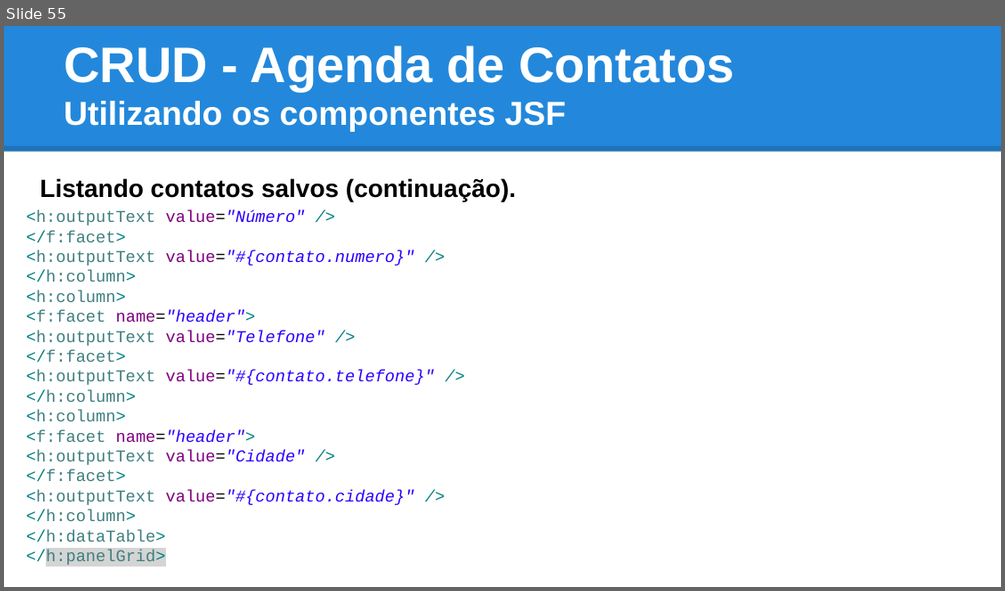
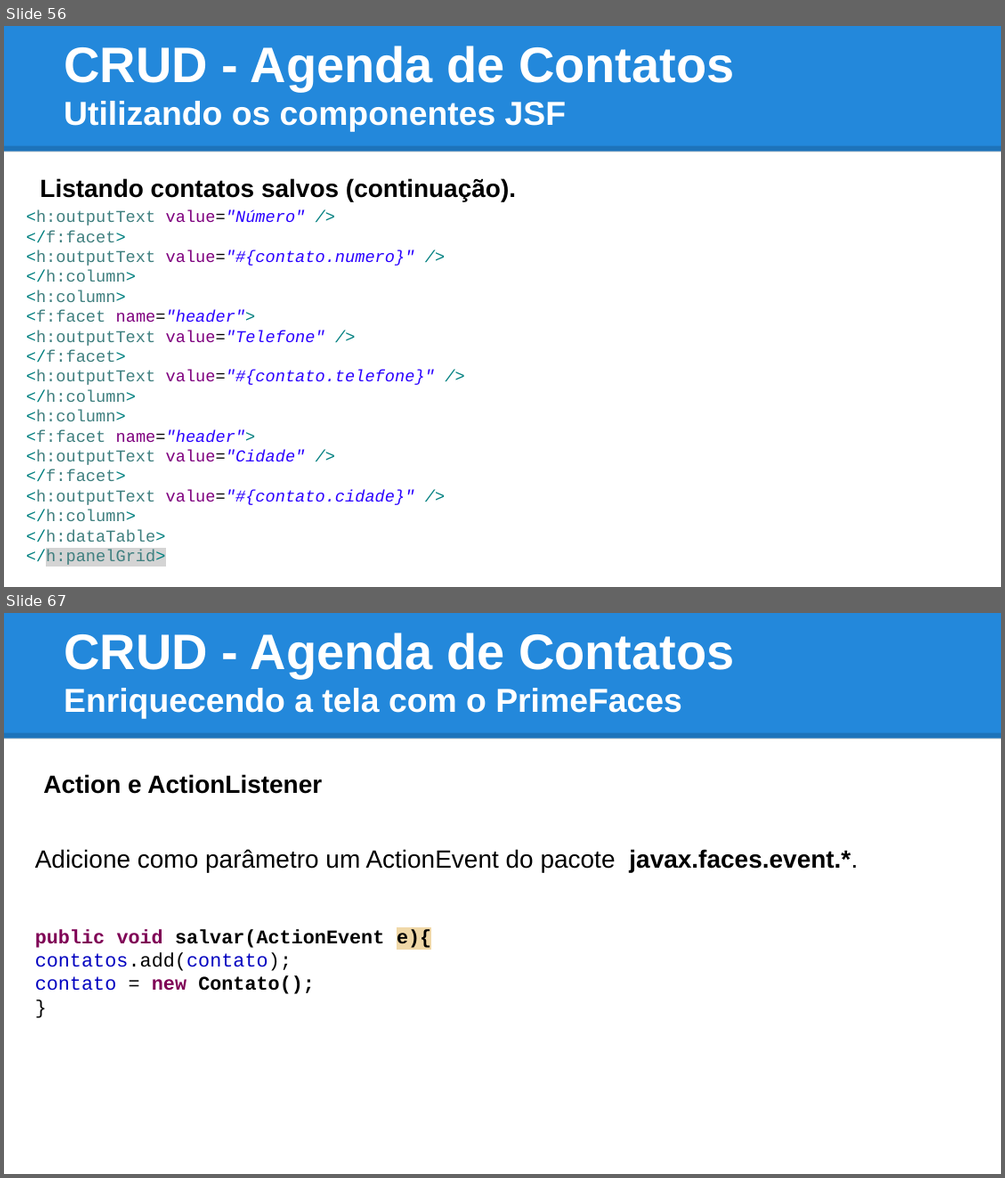
Before and after one commit to tiagogoncalves/jsf_workshop, a slide deck: apresentacao/slide_jsf_prime_faces.pptx. Shown one above the other, each under a label of ours: slide 55 before the commit, slides 56 and 67 after it; the slides between them are not shown. The pictures are 1005x591 and 1005x1178 pixels, drawn with LibreOffice and Linux fonts; fonts in the diff are those of the drawing. Boxes give left, top, right and bottom in pixels: in the first picture for what was removed or moved away, otherwise in the second. Text is boxed around its words. In the diff, an @@ line names an element or a change of style, - is before the commit and + after.

```diff
--- a/apresentacao/slide_jsf_prime_faces.pptx
+++ b/apresentacao/slide_jsf_prime_faces.pptx
@@ slide 67 added at box(4, 613, 1001, 1174), background #FFFFFF; not listed: 2 template elements that a slide beside it also shows @@
@@ title added at box(64, 633, 734, 719), 24 pt, text #FFFFFF, bold @@
+CRUD - Agenda de Contatos
+Enriquecendo a tela com o PrimeFaces
@@ text added at box(43, 774, 322, 794), 18 pt, text #000000, bold @@
+Action e ActionListener
@@ text added at box(35, 849, 858, 872), 18 pt, text #000000 @@
+Adicione como parâmetro um ActionEvent do pacote javax.faces.event.*.
@@ text added at box(35, 929, 431, 994), 14 pt, text #000000, bold @@
+public void salvar(ActionEvent e){
+contatos.add(contato);
+contato = new Contato();
+}
@@ what was slide 55 is now slide 56 @@
```
Also in this commit, not shown: 8 slides changed, 12 other slides added, 1 other file.
